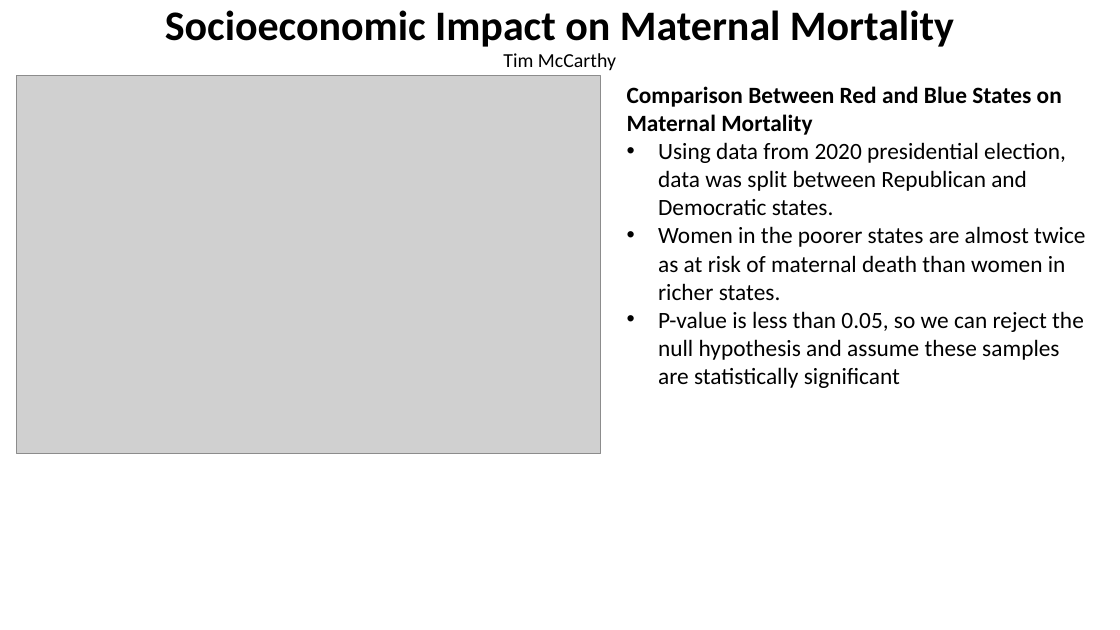
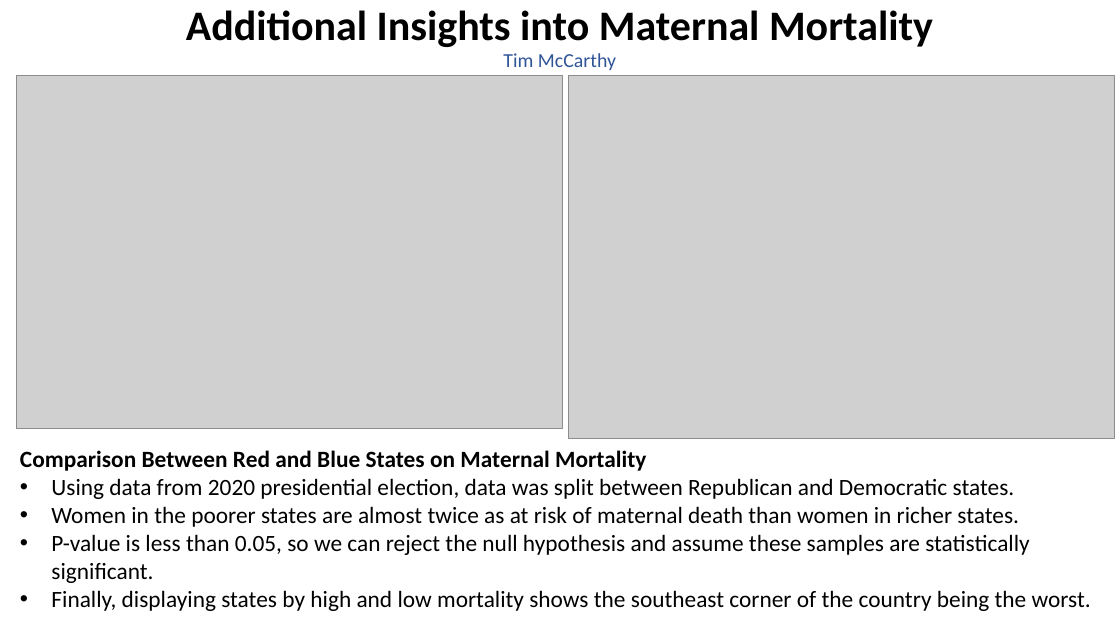
Before and after one commit to parrisburton715/project-one, a slide deck: slide 3 of Project Plan.pptx (slide 4 before the commit). Drawn at 1120x630 pixels with LibreOffice and Linux fonts; fonts in the diff are those of the drawing; grey boxes stand for pictures. Boxes give left, top, right and bottom in pixels: in the first picture for what was removed or moved away, otherwise in the second. Text is boxed around its words. In the diff, an @@ line names an element or a change of style, - is before the commit and + after.

```diff
--- a/Project Plan.pptx
+++ b/Project Plan.pptx
@@ text at [186, 10, 933, 47]: text changed @@
-Socioeconomic Impact on Maternal Mortality
+Additional Insights into Maternal Mortality
@@ text "Tim McCarthy" at [503, 53, 616, 70]: text colour #000000 to #2F5597 @@
@@ picture: place and size @@
-picture at [17, 76, 601, 454]
+picture at [17, 76, 563, 429]
@@ picture added at [568, 76, 1114, 439] @@
@@ rectangle added at [921, 76, 961, 92], fill #FFFFFF @@
@@ text "Comparison Between Red and Blue ...": place and size @@
-text "Comparison Between Red and Blue ..." at [627, 86, 1085, 388]
+text "Comparison Between Red and Blue ..." at [20, 450, 1091, 611]
@@ text at [51, 534, 1091, 611]: text changed @@
-• P-value is less than 0.05, so we can reject the null hypothesis and assume these samples are statistically significant
+• P-value is less than 0.05, so we can reject the null hypothesis and assume these samples are statistically significant.
+• Finally, displaying states by high and low mortality shows the southeast corner of the country being the worst.
```
Also in this commit, not shown: 2 other slides changed, 5 slides added, 1 slide removed, 1 other file.
